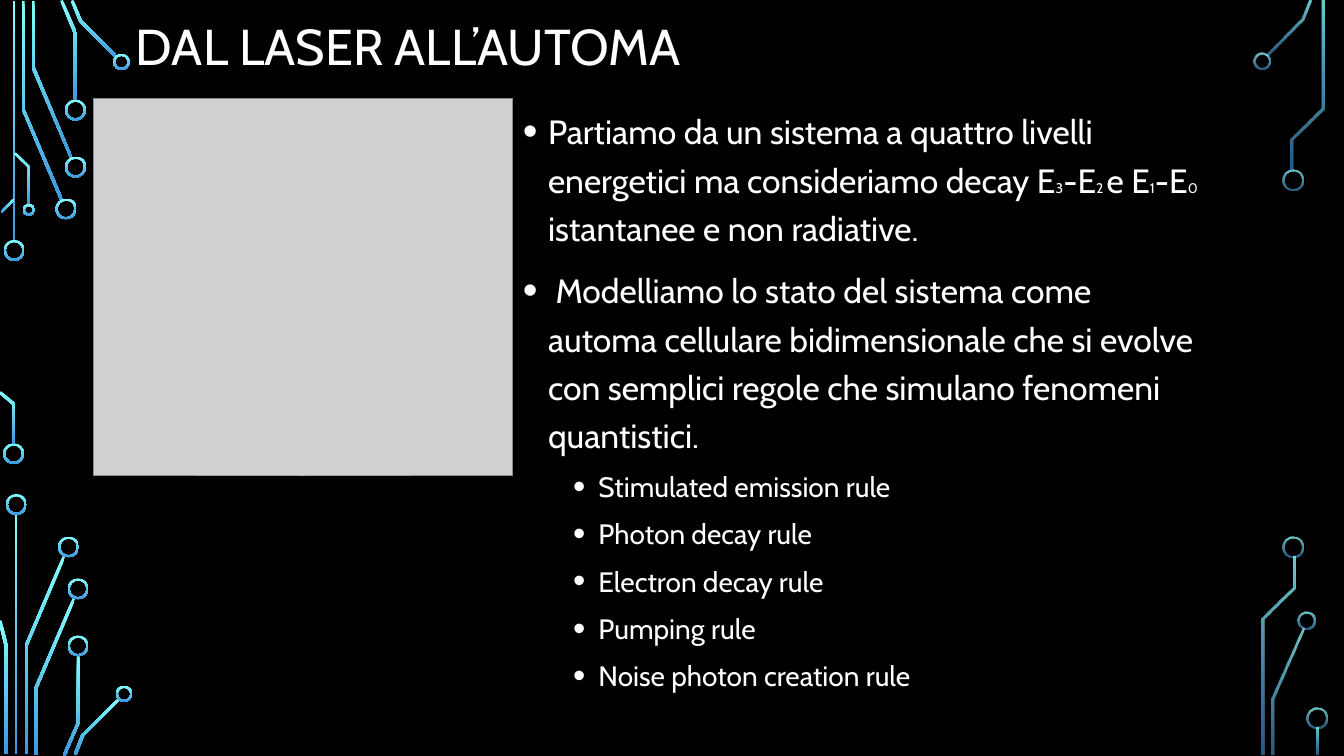
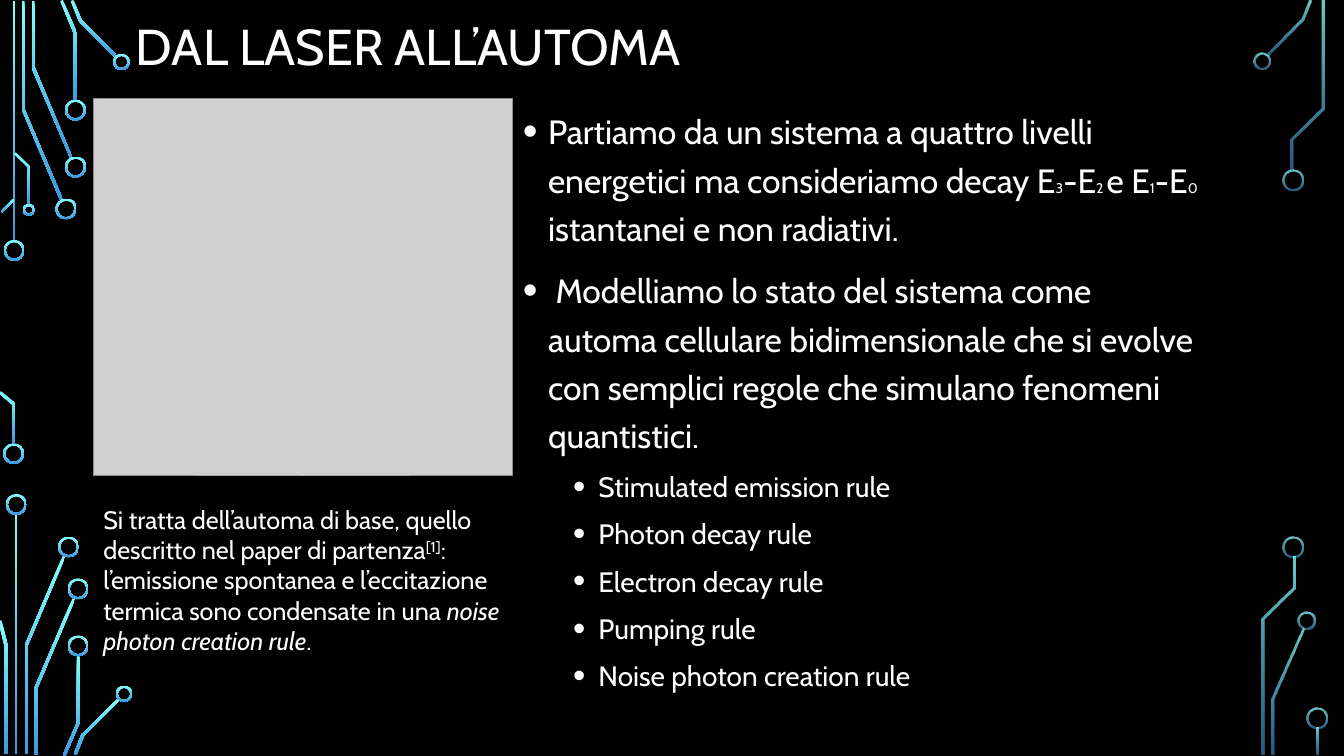
Before and after one commit to Frank01001/LASER-Dynamics-Simulation, a slide deck: slide 3 of Presentation/PresentazioneDispositivi.pptx. Drawn at 1344x756 pixels with LibreOffice and Linux fonts; fonts in the diff are those of the drawing; grey boxes stand for pictures; background and template pictures are left out. Boxes give left, top, right and bottom in pixels: in the first picture for what was removed or moved away, otherwise in the second. Text is boxed around its words. In the diff, an @@ line names an element or a change of style, - is before the commit and + after.

```diff
--- a/Presentation/PresentazioneDispositivi.pptx
+++ b/Presentation/PresentazioneDispositivi.pptx
@@ text at <box>548,118,1092,242</box>: text changed @@
-• Partiamo da un sistema a quattro livelli energetici ma consideriamo decay E3-E2 e E1-E0 istantanee e non radiative.
+• Partiamo da un sistema a quattro livelli energetici ma consideriamo decay E3-E2 e E1-E0 istantanei e non radiativi.
@@ text added at <box>103,510,500,656</box>, 18 pt, text #FFFFFF @@
+Si tratta dell’automa di base, quello descritto nel paper di partenza[1]: l’emissione spontanea e l’eccitazione termica sono condensate in una noise photon creation rule.
```
Also in this commit, not shown: 6 other slides changed, 3 slides added, 1 other file.
